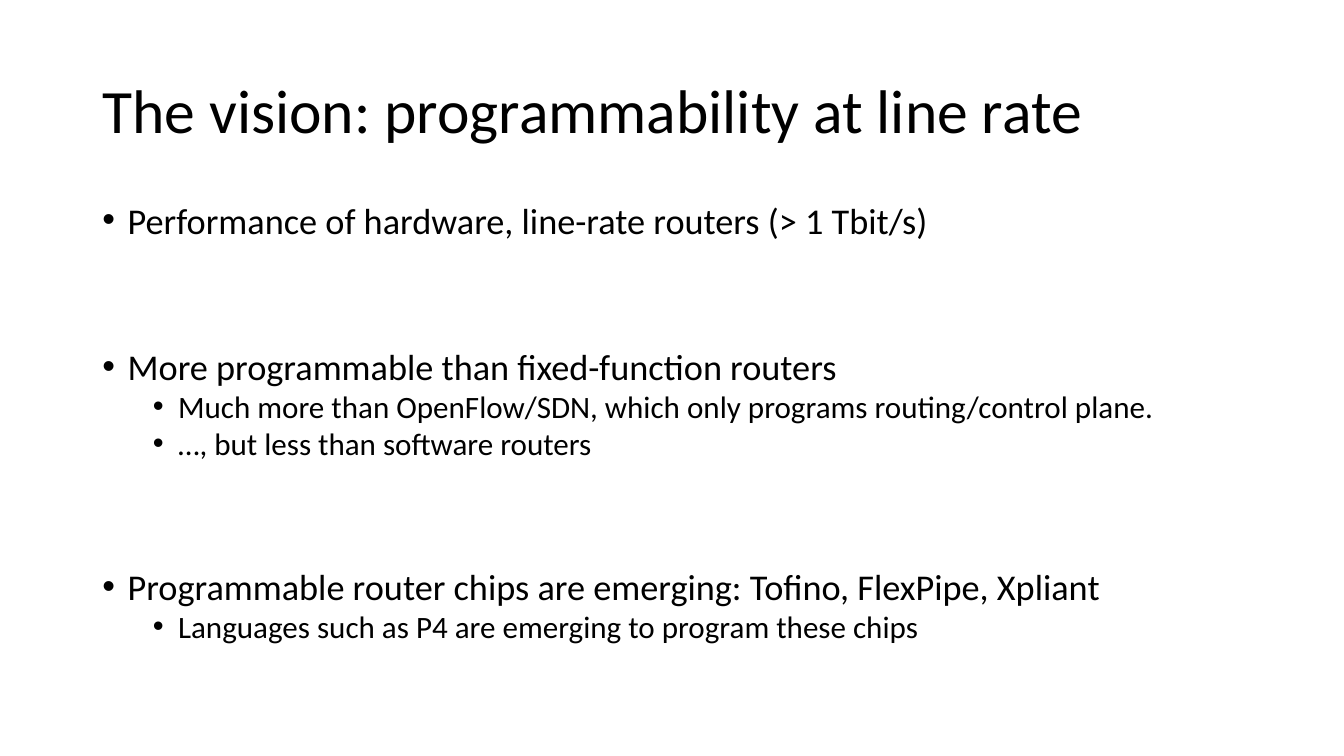
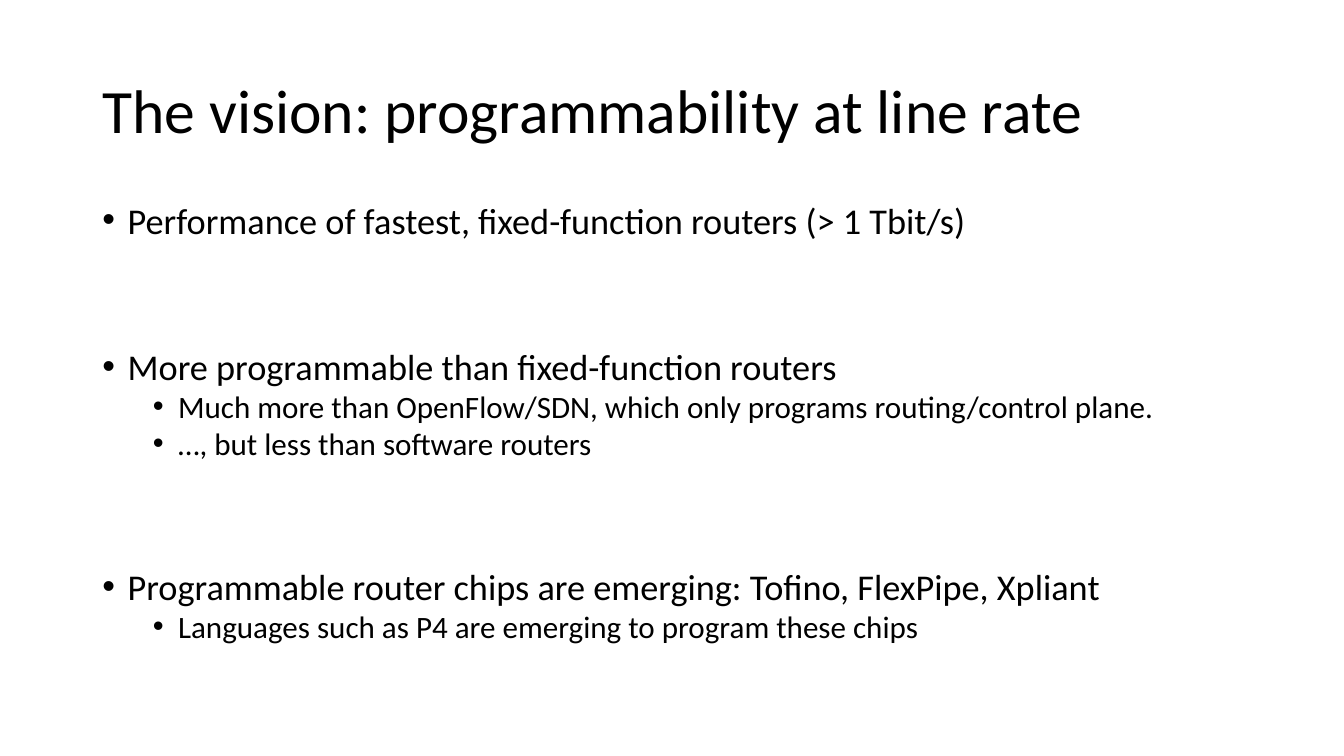
Before and after one commit to anirudhSK/pifo-domino-marple-ppts, a slide deck: slide 7 of combined_domino_pifo.pptx. Drawn at 1344x756 pixels with LibreOffice and Linux fonts; fonts in the diff are those of the drawing. Boxes give left, top, right and bottom in pixels: in the first picture for what was removed or moved away, otherwise in the second. Text is boxed around its words. In the diff, an @@ line names an element or a change of style, - is before the commit and + after.

```diff
--- a/combined_domino_pifo.pptx
+++ b/combined_domino_pifo.pptx
@@ text at [128, 207, 965, 239]: text changed @@
-• Performance of hardware, line-rate routers (> 1 Tbit/s)
+• Performance of fastest, fixed-function routers (> 1 Tbit/s)
```
Also in this commit, not shown: 10 other slides changed.
